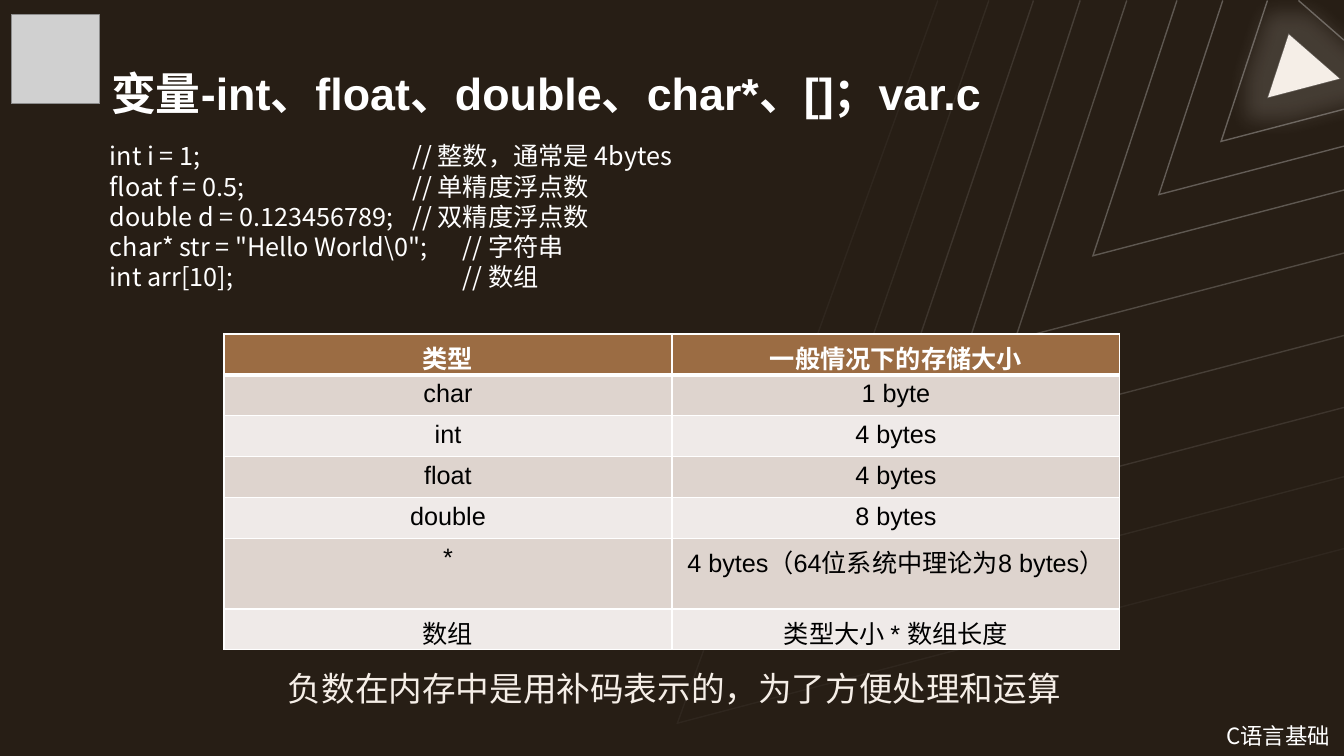
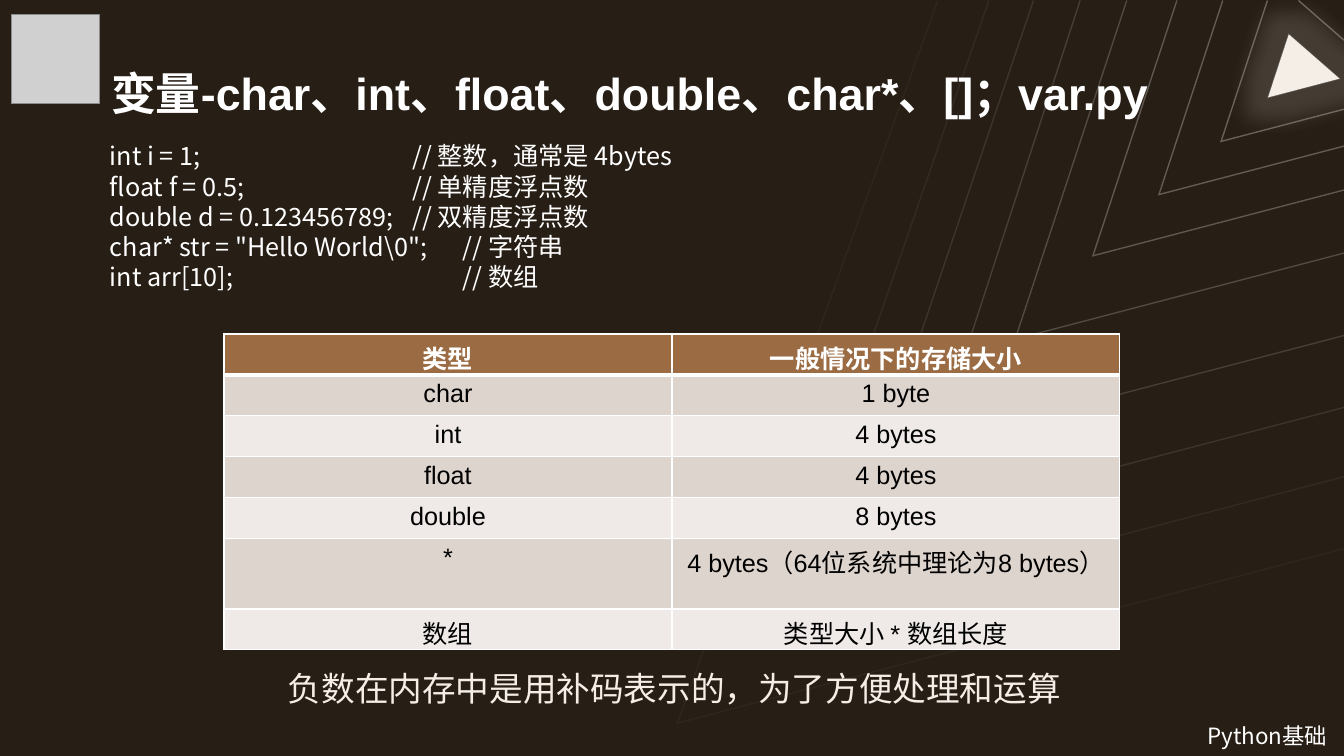
Before and after one commit to Wannerfi/CodingCourse, a slide deck: slide 9 of 5Python基础.pptx (slide 18 before the commit). Drawn at 1344x756 pixels with LibreOffice and Linux fonts; fonts in the diff are those of the drawing; grey boxes stand for pictures. Boxes give left, top, right and bottom in pixels: in the first picture for what was removed or moved away, otherwise in the second. Text is boxed around its words. In the diff, an @@ line names an element or a change of style, - is before the commit and + after.

```diff
--- a/5Python基础.pptx
+++ b/5Python基础.pptx
@@ title at [111, 64, 1148, 121]: text changed @@
-变量-int、float、double、char*、[]；var.c
+变量-char、int、float、double、char*、[]；var.py
@@ text added at [1208, 725, 1328, 749], 16 pt, text #FFFFFF @@
+Python基础
@@ text removed at [1226, 725, 1330, 746] @@
-C语言基础
```
Also in this commit, not shown: 16 other slides changed, 4 slides added, 12 slides removed, 2 other files.
